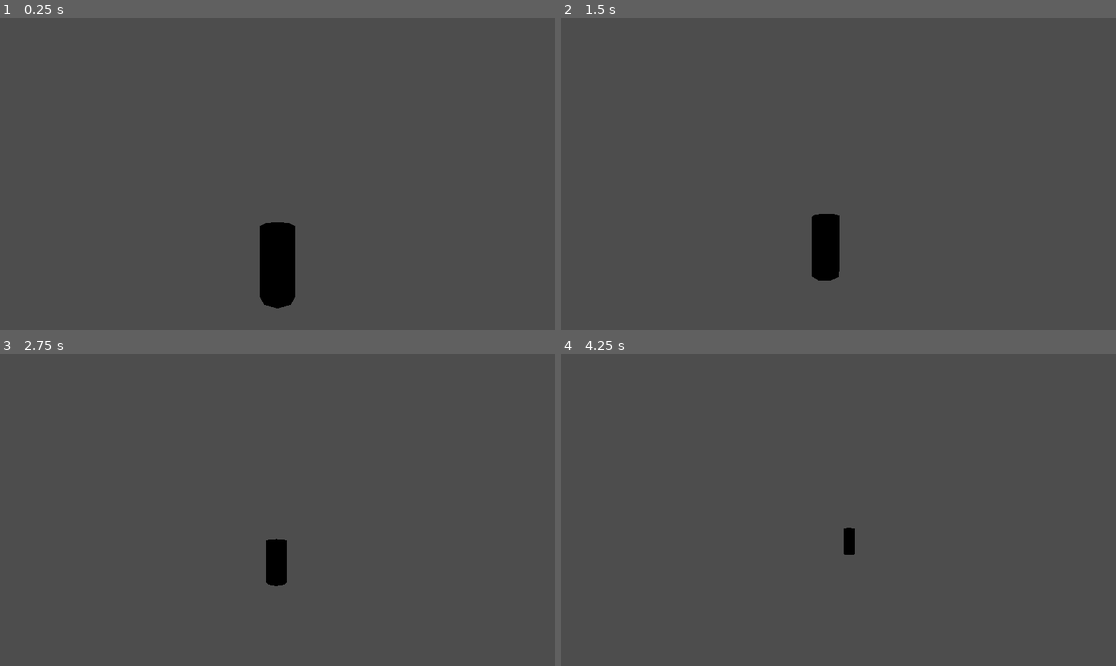
Above: before the commit, frames 1-4 (two rows, left to right).
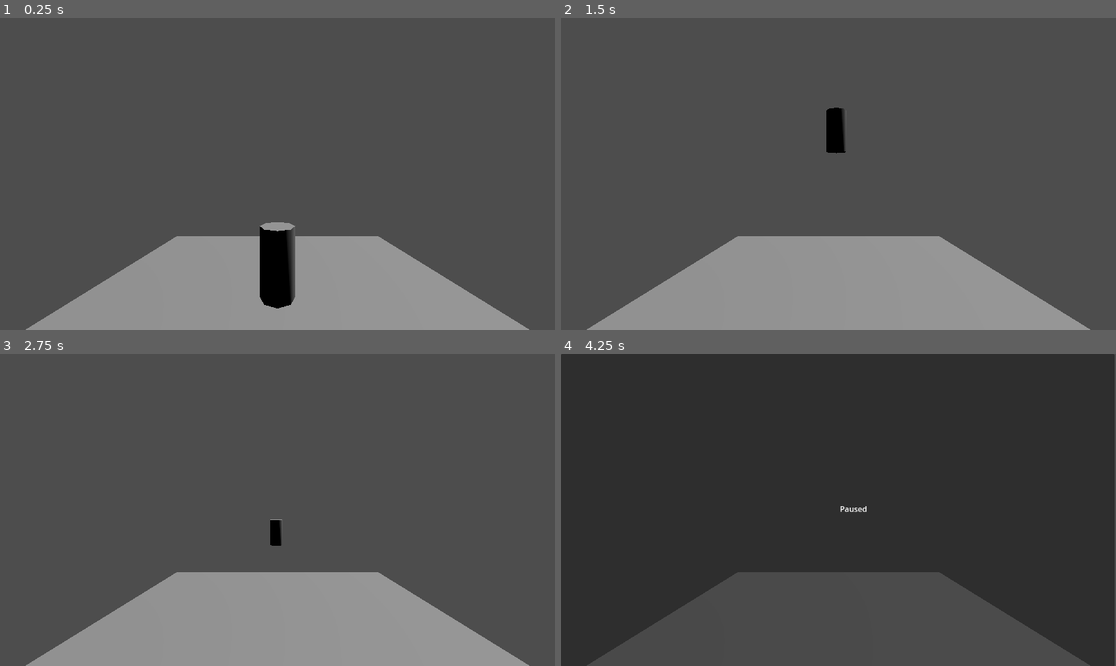
Above: after the commit, the same moments.

Repository: stron1le/MVM28
Game: Godot game, scene res://test_room.tscn
Same seed, same stepped clock (60 frames per second), same inputs: the game is played once before the commit and once after it. Before the commit the project has no main scene; this scene is started directly in both runs.
Inputs:
- Up to frame 1 (0.25 s): no input
- Up to frame 2 (1.5 s): tap Enter at 0.5 s; hold W (ForwardAxisNegative) 0.53-1.28 s; tap Left (HorizontalAxisNegative) at 0.6 s; tap Space (Jump, bound only after the commit) at 0.77, 1.07 s; tap Right (HorizontalAxisPositive) at 0.8, 1.35 s
- Up to frame 3 (2.75 s): tap Space (Jump, bound only after the commit) at 1.52, 1.55, 1.82, 2.1 s; hold W (ForwardAxisNegative) from 2.03 s (still down); tap Left (HorizontalAxisNegative) at 2.3 s
- Up to frame 4 (4.25 s): tap Left (HorizontalAxisNegative) at 2.85 s; tap Space (Jump, bound only after the commit) at 3.02, 3.32, 3.77, 3.8, 4.07 s; tap Right (HorizontalAxisPositive) at 3.05, 3.6 s; release W (ForwardAxisNegative) at 3.53 s; tap P (Pause, bound only after the commit) at 4.15 s

The runs differ from the first frame. In frame 1, 18% of the frame differs, in the area x 4-96%, y 65-100%; in frame 2, 20%; in frame 3, 20%; in frame 4, 81%, in the area x 0-100%, y 0-100%.

Commit message:
Added debug menu, jump, brake jump
Added various components to the game. a braking range, various movement states, and a debug menu. There is also pause functionality.

Diff:
--- a/mvm28/Scripts/test_character.gd
+++ b/mvm28/Scripts/test_character.gd
@@ -1,27 +1,104 @@
-extends CharacterBody3D
-const MAX_RUN_SPEED=5;
-const RUN_ACCELERATION=5;
+class_name PlayerCharacter extends CharacterBody3D
+
+const ACT_JUMP=0x4;
+const JUMP_SPEED=10;
+const MAX_RUN_SPEED=10;
+const RUN_ACCELERATION=20;
+const BRAKE_ACCELERATION=20;
+const BRAKE_RANGE=PI*0.63
 const RUN_DECAY=15;
-const MAX_TURN_SPEED_DEGREES=360;
+const MAX_TURN_SPEED_DEGREES=720;
 const MAX_TURN_SPEED=deg_to_rad(MAX_TURN_SPEED_DEGREES);
+const BRAKE_JUMP_SPEEDS=Vector2(20,10)
+enum PLAYERSTATE {ACT_STANDING=0x0, ACT_WALKING=0x1, ACT_RUNNING=0x2, ACT_BRAKING=0x3,ACT_JUMP=0x4}
+@export var currentState:PLAYERSTATE=PLAYERSTATE.ACT_STANDING;
 var prevAngle;
 var forwardVel:float=0;
+func _process(delta):
+	if (Input.is_action_just_pressed("Pause")):
+		Globals.paused=!Globals.paused;
+		$PauseMenu.visible=!$PauseMenu.visible;
 func _physics_process(delta):
+	if (Globals.paused):
+		return;
+	match(currentState):
+		PLAYERSTATE.ACT_STANDING:
+			act_standing(delta);
+		PLAYERSTATE.ACT_WALKING:
+			act_walking(delta);
+		PLAYERSTATE.ACT_BRAKING:
+			act_braking(delta);
+		PLAYERSTATE.ACT_JUMP:
+			act_jump(delta);
+		_:
+			act_walking(delta);
+	#print(currentState);
+func act_walking(delta):
+	var movementVector = Input.get_vector("HorizontalAxisNegative","HorizontalAxisPositive","ForwardAxisNegative","ForwardAxisPositive");
+	var intendedMagnitude=movementVector.length();
+	var forwardVec = transform.basis.z;
+	forwardVec.y=0;
+	var movementVector3D = Vector3(movementVector.x,0,movementVector.y)
+	if (movementVector!=Vector2.ZERO):
+		var targetAngle=forwardVec.signed_angle_to(movementVector3D,transform.basis.y);
+		if (abs(targetAngle)>=(BRAKE_RANGE)):
+			currentState=PLAYERSTATE.ACT_BRAKING;
+			intendedMagnitude=0;
+		elif (abs(targetAngle)>MAX_TURN_SPEED*delta):
+			targetAngle=sign(targetAngle)*MAX_TURN_SPEED*delta;
+			transform.basis=transform.basis.rotated(transform.basis.y,targetAngle);
+			prevAngle=targetAngle;
+	forwardVel=move_toward(forwardVel,MAX_RUN_SPEED*intendedMagnitude,RUN_ACCELERATION*delta)
+	velocity=transform.basis.z*forwardVel;
+	move_and_slide();
+	if (forwardVel==0):
+		currentState=PLAYERSTATE.ACT_STANDING;
+	check_common_exits();
+	return true;
+func act_standing(delta):
 	var movementVector = Input.get_vector("HorizontalAxisNegative","HorizontalAxisPositive","ForwardAxisNegative","ForwardAxisPositive");
 	var intendedMagnitude=movementVector.length();
 	if (movementVector!=Vector2.ZERO):
-		var forwardVec = transform.basis.z;
-		forwardVec.y=0;
-		var movementVector3D = Vector3(movementVector.x,0,movementVector.y)
+		var forwardVec=transform.basis.z;
+		var movementVector3D = Vector3(movementVector.x,0,movementVector.y).normalized();
 		var targetAngle=forwardVec.signed_angle_to(movementVector3D,transform.basis.y);
-		if (abs(targetAngle)>MAX_TURN_SPEED*delta):
-			targetAngle=sign(targetAngle)*MAX_TURN_SPEED*delta;
 		transform.basis=transform.basis.rotated(transform.basis.y,targetAngle);
-		if (prevAngle!=null):
-			pass;
-			#print(targetAngle-prevAngle);
 		prevAngle=targetAngle;
 	forwardVel=move_toward(forwardVel,MAX_RUN_SPEED*intendedMagnitude,RUN_ACCELERATION*delta)
 	velocity=transform.basis.z*forwardVel;
-	print(forwardVel);
 	move_and_slide();
+	if (forwardVel!=0):
+		currentState=PLAYERSTATE.ACT_WALKING;
+	return true;
+func act_braking(delta):
+	forwardVel=move_toward(forwardVel,0,BRAKE_ACCELERATION*delta);
+	velocity=transform.basis.z*forwardVel;
+	move_and_slide();
+	if (forwardVel==0):
+		currentState = PLAYERSTATE.ACT_STANDING;
+	check_common_exits();
+func check_common_exits():
+	var movementVector = Input.get_vector("HorizontalAxisNegative","HorizontalAxisPositive","ForwardAxisNegative","ForwardAxisPositive");
+	var intendedMagnitude=movementVector.length();
+	var brakeCheck=currentState==PLAYERSTATE.ACT_BRAKING;
+	var movementVector3D=Vector3(movementVector.x,0,movementVector.y);
+	if (Input.is_action_just_pressed("Jump")):
+		velocity.y=BRAKE_JUMP_SPEEDS.y if (brakeCheck) else JUMP_SPEED;
+		if (brakeCheck):
+			if (intendedMagnitude==0):
+				velocity=transform.basis.z*BRAKE_JUMP_SPEEDS.x+velocity.y*transform.basis.y;
+			else:
+				velocity=movementVector3D.normalized()*BRAKE_JUMP_SPEEDS.x+velocity.y*transform.basis.y;
+		currentState=ACT_JUMP;
+		return true;
+	return false;
+	pass;
+func act_jump(delta):
+	var movementVector = Input.get_vector("HorizontalAxisNegative","HorizontalAxisPositive","ForwardAxisNegative","ForwardAxisPositive");
+	var intendedMagnitude=movementVector.length();
+	velocity+=get_gravity()*delta;
+	move_and_slide();
+	if (is_on_floor()):
+		currentState=PLAYERSTATE.ACT_STANDING if intendedMagnitude==0 else PLAYERSTATE.ACT_RUNNING;
+func get_state_name():
+	return PLAYERSTATE.keys()[currentState]
--- /dev/null
+++ b/mvm28/debug_menu.gd
@@ -0,0 +1,16 @@
+extends Panel
+var target:CharacterBody3D;
+const VELOCITY_LABEL_PREFIX:String = "Velocity: "
+const STATE_LABEL_PREFIX:String = "Player State: "
+const EQUIPPED_ITEM_LABEL:String = "Equipped Item: "
+func _ready():
+	visible=false;
+	target=get_parent() as CharacterBody3D;
+func toggle_debug_menu():
+	set_visible(!visible);
+func _process(delta):
+	if (Input.is_action_just_pressed("Debug")):
+		toggle_debug_menu();
+	if (visible and target!=null):
+		$VelocityLabel.text=VELOCITY_LABEL_PREFIX+str(target.velocity);
+		$PlayerStateLabel.text=STATE_LABEL_PREFIX+target.get_state_name();
--- /dev/null
+++ b/mvm28/debug_menu.tscn
@@ -0,0 +1,27 @@
+[gd_scene load_steps=2 format=3 uid="uid://c2tmaa5okxklb"]
+
+[ext_resource type="Script" uid="uid://b5xw7wgfsfwo0" path="res://debug_menu.gd" id="1_u3ugm"]
+
+[node name="DebugMenu" type="Panel"]
+offset_right = 1153.0
+offset_bottom = 646.0
+script = ExtResource("1_u3ugm")
+
+[node name="VelocityLabel" type="Label" parent="."]
+layout_mode = 0
+offset_right = 119.0
+offset_bottom = 23.0
+text = "Velocity: "
+
+[node name="PlayerStateLabel" type="Label" parent="."]
+offset_top = 26.0
+offset_right = 119.0
+offset_bottom = 49.0
+text = "Player State:"
+
+[node name="EquippedItemLabel" type="Label" parent="."]
+layout_mode = 0
+offset_top = 50.0
+offset_right = 371.0
+offset_bottom = 73.0
+text = "Equipped Item: "
--- a/mvm28/project.godot
+++ b/mvm28/project.godot
@@ -11,6 +11,7 @@
 [application]
 
 config/name="MVM28"
+run/main_scene="uid://bewbtejyphgkr"
 config/features=PackedStringArray("4.4", "GL Compatibility")
 config/icon="res://icon.svg"
 
@@ -48,6 +49,28 @@
 , Object(InputEventJoypadMotion,"resource_local_to_scene":false,"resource_name":"","device":-1,"axis":1,"axis_value":-1.0,"script":null)
 ]
 }
+Pause={
+"deadzone": 0.2,
+"events": [Object(InputEventKey,"resource_local_to_scene":false,"resource_name":"","device":-1,"window_id":0,"alt_pressed":false,"shift_pressed":false,"ctrl_pressed":false,"meta_pressed":false,"pressed":false,"keycode":0,"physical_keycode":80,"key_label":0,"unicode":112,"location":0,"echo":false,"script":null)
+, Object(InputEventJoypadButton,"resource_local_to_scene":false,"resource_name":"","device":-1,"button_index":6,"pressure":0.0,"pressed":true,"script":null)
+]
+}
+Jump={
+"deadzone": 0.2,
+"events": [Object(InputEventJoypadButton,"resource_local_to_scene":false,"resource_name":"","device":-1,"button_index":0,"pressure":0.0,"pressed":true,"script":null)
+, Object(InputEventKey,"resource_local_to_scene":false,"resource_name":"","device":-1,"window_id":0,"alt_pressed":false,"shift_pressed":false,"ctrl_pressed":false,"meta_pressed":false,"pressed":false,"keycode":0,"physical_keycode":32,"key_label":0,"unicode":32,"location":0,"echo":false,"script":null)
+]
+}
+GroundStab={
+"deadzone": 0.2,
+"events": [Object(InputEventJoypadMotion,"resource_local_to_scene":false,"resource_name":"","device":-1,"axis":5,"axis_value":1.0,"script":null)
+]
+}
+Debug={
+"deadzone": 0.2,
+"events": [Object(InputEventJoypadButton,"resource_local_to_scene":false,"resource_name":"","device":-1,"button_index":4,"pressure":0.0,"pressed":true,"script":null)
+]
+}
 
 [rendering]
 
--- a/mvm28/test_character.tscn
+++ b/mvm28/test_character.tscn
@@ -1,6 +1,7 @@
-[gd_scene load_steps=3 format=3 uid="uid://1k6dthk2bt0o"]
+[gd_scene load_steps=4 format=3 uid="uid://1k6dthk2bt0o"]
 
 [ext_resource type="Script" uid="uid://rlyeabgpklfj" path="res://Scripts/test_character.gd" id="1_fksbf"]
+[ext_resource type="PackedScene" uid="uid://c2tmaa5okxklb" path="res://debug_menu.tscn" id="2_num78"]
 
 [sub_resource type="CylinderShape3D" id="CylinderShape3D_mii0h"]
 
@@ -13,3 +14,21 @@
 [node name="CollisionShape3D" type="CollisionShape3D" parent="."]
 transform = Transform3D(1, 0, 0, 0, 1, 0, 0, 0, 1, 0, 1, 0)
 shape = SubResource("CylinderShape3D_mii0h")
+
+[node name="PauseMenu" type="Panel" parent="."]
+visible = false
+offset_right = 1149.0
+offset_bottom = 649.0
+
+[node name="Label" type="Label" parent="PauseMenu"]
+layout_mode = 0
+offset_left = 579.0
+offset_top = 310.0
+offset_right = 619.0
+offset_bottom = 333.0
+text = "Paused"
+horizontal_alignment = 1
+vertical_alignment = 1
+
+[node name="DebugMenu" parent="." instance=ExtResource("2_num78")]
+visible = false
--- a/mvm28/test_room.tscn
+++ b/mvm28/test_room.tscn
@@ -1,10 +1,27 @@
-[gd_scene load_steps=2 format=3 uid="uid://bewbtejyphgkr"]
+[gd_scene load_steps=3 format=3 uid="uid://bewbtejyphgkr"]
 
 [ext_resource type="PackedScene" uid="uid://1k6dthk2bt0o" path="res://test_character.tscn" id="1_aiegb"]
+
+[sub_resource type="BoxShape3D" id="BoxShape3D_aiegb"]
+size = Vector3(11.263, 1, 11.263)
 
 [node name="TestRoom" type="Node3D"]
 
 [node name="TestCharacter" parent="." instance=ExtResource("1_aiegb")]
+transform = Transform3D(1, 0, 0, 0, 1, 0, 0, 0, 1, 0, 2.38419e-07, 0)
 
 [node name="Camera3D" type="Camera3D" parent="."]
 transform = Transform3D(1, 0, 0, 0, 1, 0, 0, 0, 1, 0, 3.47683, 5.75543)
+
+[node name="StaticBody3D" type="StaticBody3D" parent="."]
+
+[node name="CollisionShape3D" type="CollisionShape3D" parent="StaticBody3D"]
+transform = Transform3D(1, 0, 0, 0, 1, 0, 0, 0, 1, 0, -0.5, 0)
+shape = SubResource("BoxShape3D_aiegb")
+
+[node name="CSGBox3D" type="CSGBox3D" parent="StaticBody3D"]
+transform = Transform3D(1, 0, 0, 0, 1, 0, 0, 0, 1, 0, -0.5, 0)
+size = Vector3(11.263, 1, 11.263)
+
+[node name="DirectionalLight3D" type="DirectionalLight3D" parent="."]
+transform = Transform3D(0.00722394, -0.961886, 0.273356, -0.20396, 0.266199, 0.942092, -0.978953, -0.0625593, -0.194263, 0, 0, 0)
Not shown, added: mvm28/debug_menu.gd.uid
